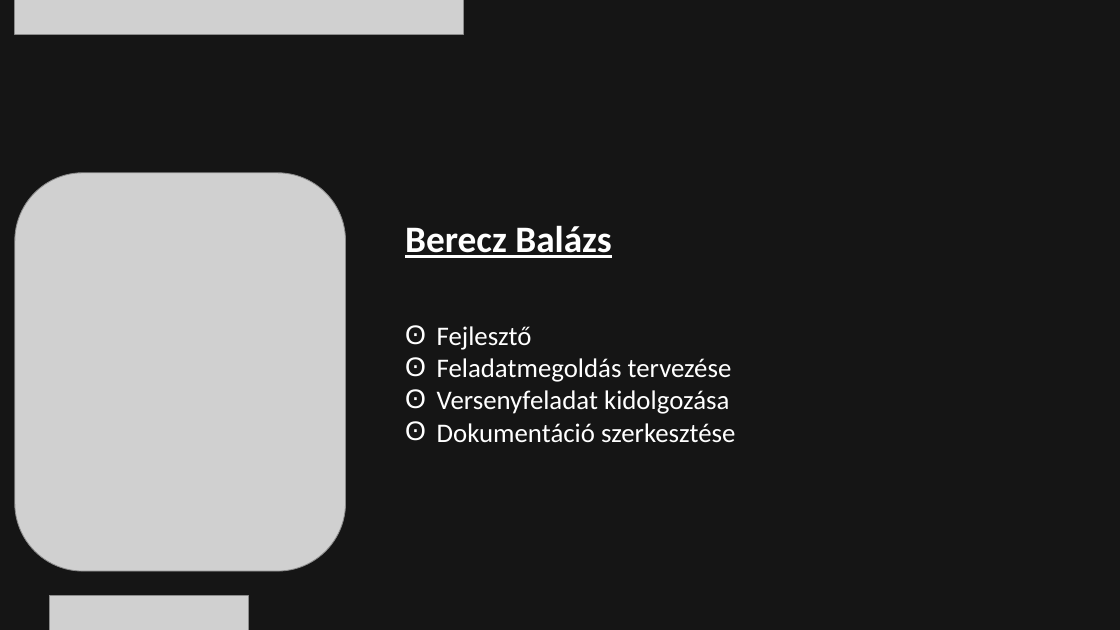
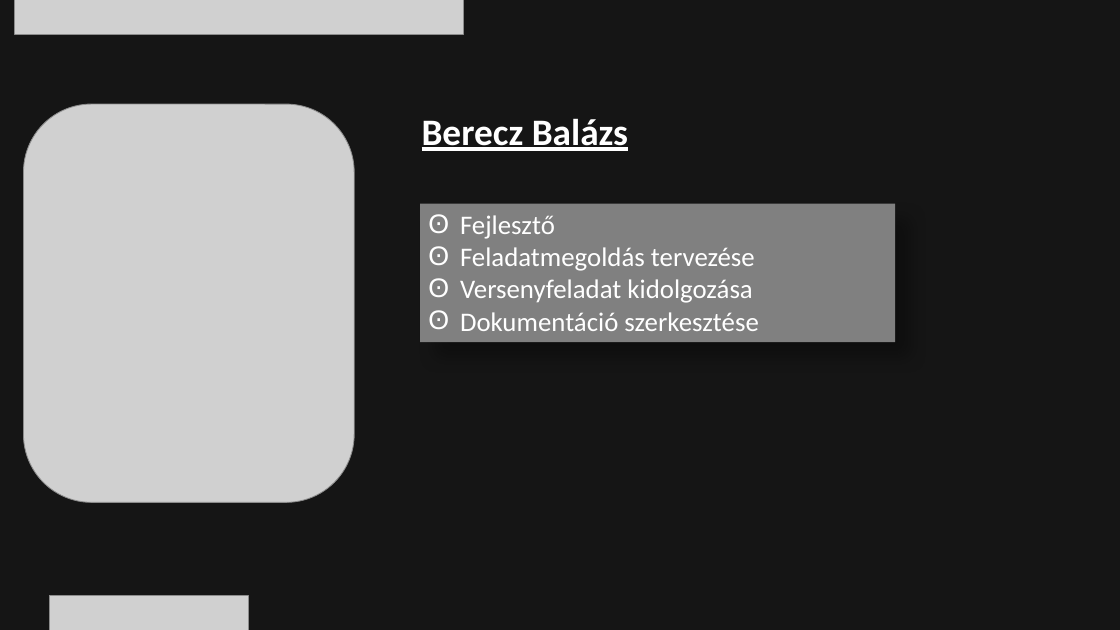
Before and after one commit to bankuti-gk/VBJCode, a slide deck: slide 4 of VBJCode.ppsx. Drawn at 1120x630 pixels with LibreOffice and Linux fonts; fonts in the diff are those of the drawing; grey boxes stand for pictures; background and template pictures are left out; a plain dark background stands for a picture behind light text. Boxes give left, top, right and bottom in pixels: in the first picture for what was removed or moved away, otherwise in the second. Text is boxed around its words. In the diff, an @@ line names an element or a change of style, - is before the commit and + after.

```diff
--- a/VBJCode.ppsx
+++ b/VBJCode.ppsx
@@ picture moved from (x1=15, y1=173, x2=346, y2=571) to (x1=24, y1=104, x2=355, y2=502) @@
@@ text "Berecz Balázs" moved from (x1=405, y1=225, x2=611, y2=258) to (x1=422, y1=118, x2=628, y2=151) @@
@@ rectangle "Fejlesztő" resized from (x1=437, y1=326, x2=735, y2=443) to (x1=420, y1=203, x2=895, y2=342) @@
@@ rectangle "Fejlesztő" at (x1=420, y1=203, x2=895, y2=342): fill none to #808080; shadow on @@
```
Also in this commit, not shown: 10 other slides changed, 1 slide removed.
